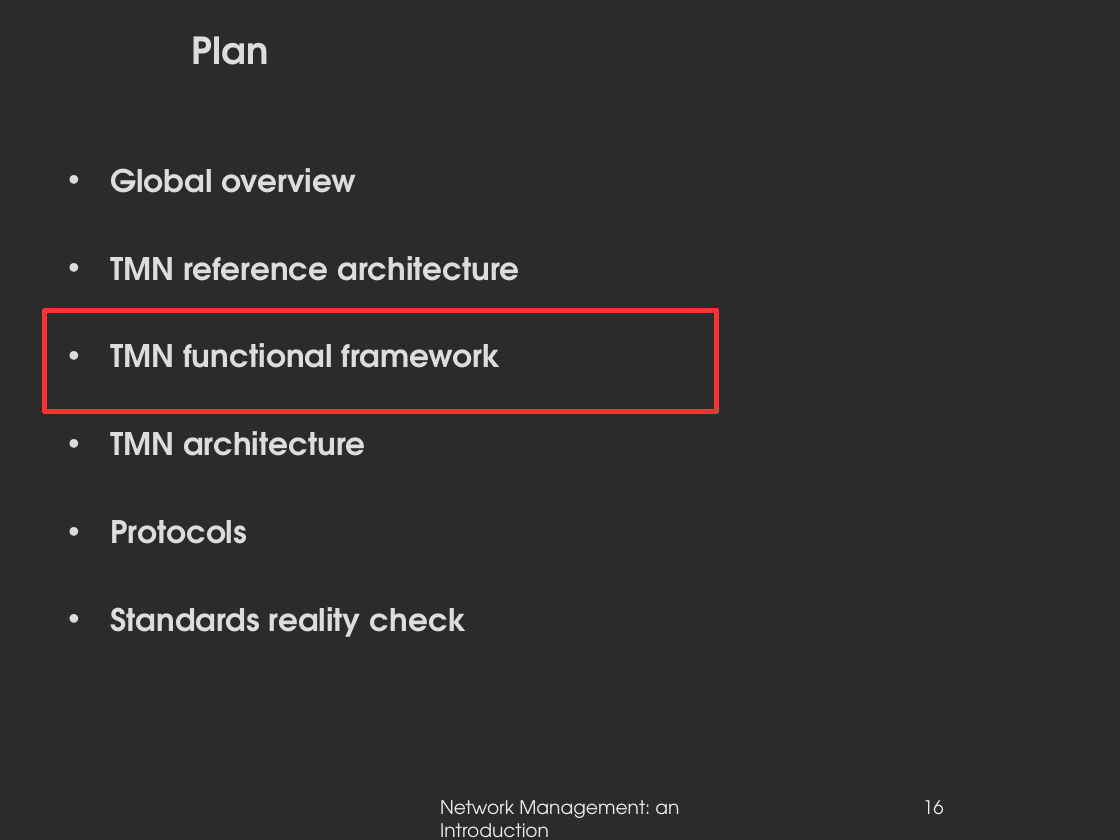
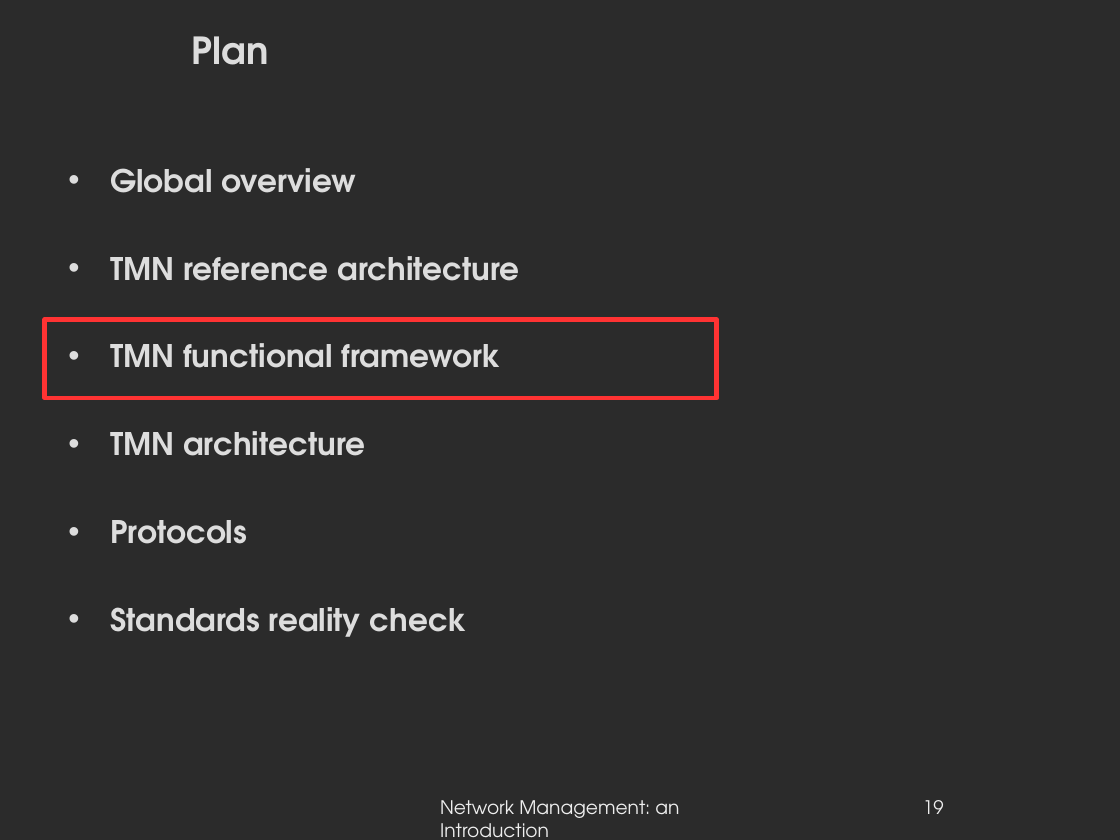
Before and after one commit to danielausparis/globals-3.00, a slide deck: slide 19 of globals-v3.00.odp (slide 16 before the commit). Drawn at 1120x840 pixels with LibreOffice and Linux fonts; fonts in the diff are those of the drawing; background and template pictures are left out; a plain dark background stands for a picture behind light text. Boxes give left, top, right and bottom in pixels: in the first picture for what was removed or moved away, otherwise in the second. Text is boxed around its words. In the diff, an @@ line names an element or a change of style, - is before the commit and + after.

```diff
--- a/globals-v3.00.odp
+++ b/globals-v3.00.odp
@@ rectangle: place and size @@
-rectangle at (45, 310, 717, 411)
+rectangle at (45, 319, 717, 398)
@@ page number at (923, 800, 944, 814): text changed @@
-16
+19
```
Also in this commit, not shown: 3 other slides changed, 43 slides added.
